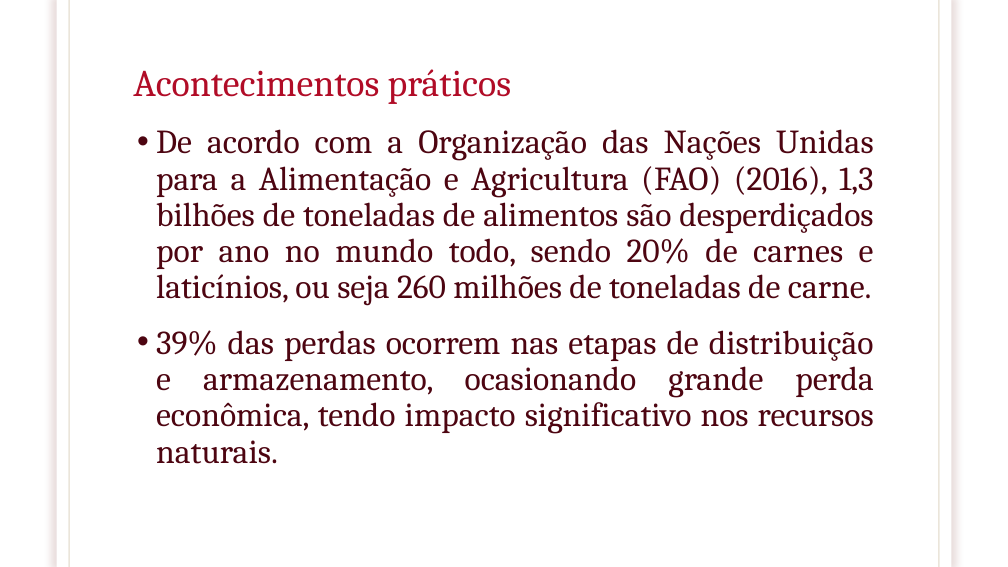
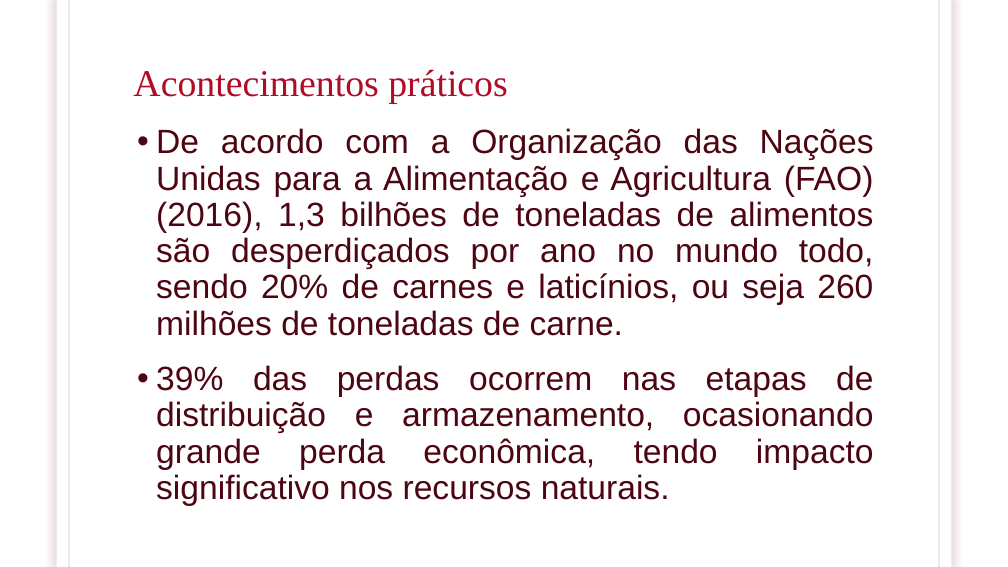
Before and after one commit to DavidRafaelDev/Grupo08ADSB, a slide deck: slide 4 of apresentação projeto P.I.pptx. Drawn at 1008x567 pixels with LibreOffice and Linux fonts; fonts in the diff are those of the drawing; background and template pictures are left out. Boxes give left, top, right and bottom in pixels: in the first picture for what was removed or moved away, otherwise in the second. Text is boxed around its words. In the diff, an @@ line names an element or a change of style, - is before the commit and + after.

```diff
--- a/apresentação projeto P.I.pptx
+++ b/apresentação projeto P.I.pptx
@@ title "Acontecimentos práticos" at (133,69,508,104): font Cambria to Times New Roman @@
@@ text "De acordo com a Organização ..." at (156,128,874,506): font Cambria to Arial @@
```
Also in this commit, not shown: 11 other slides changed.
